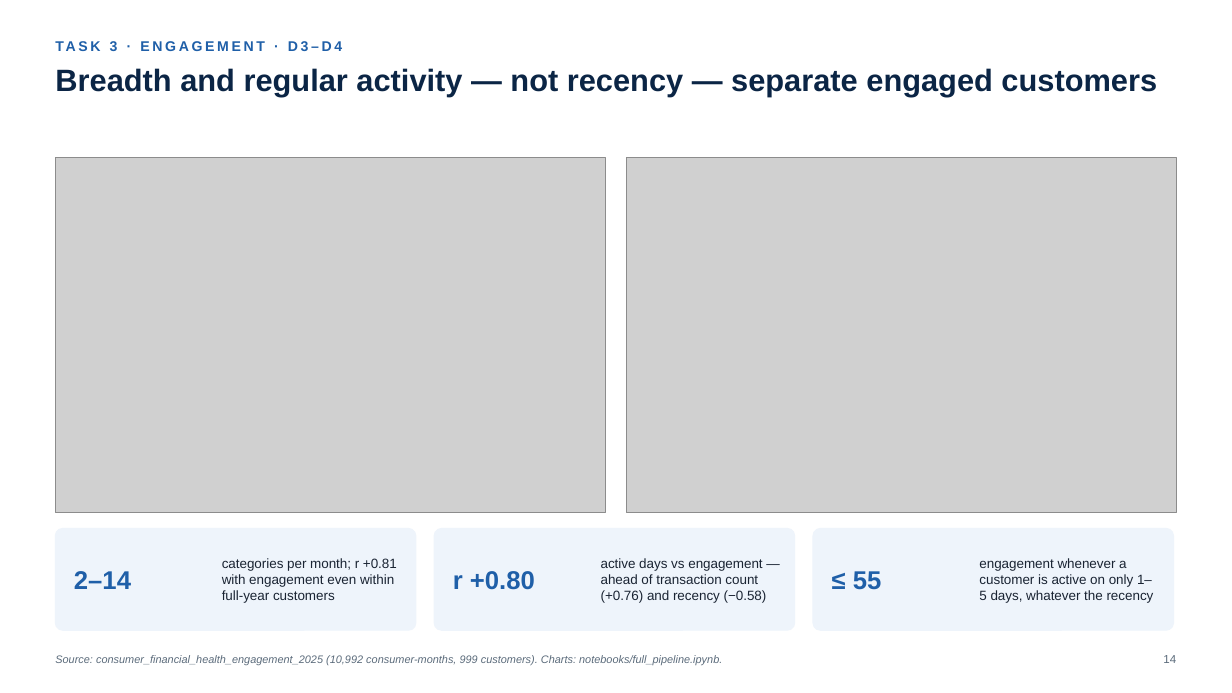
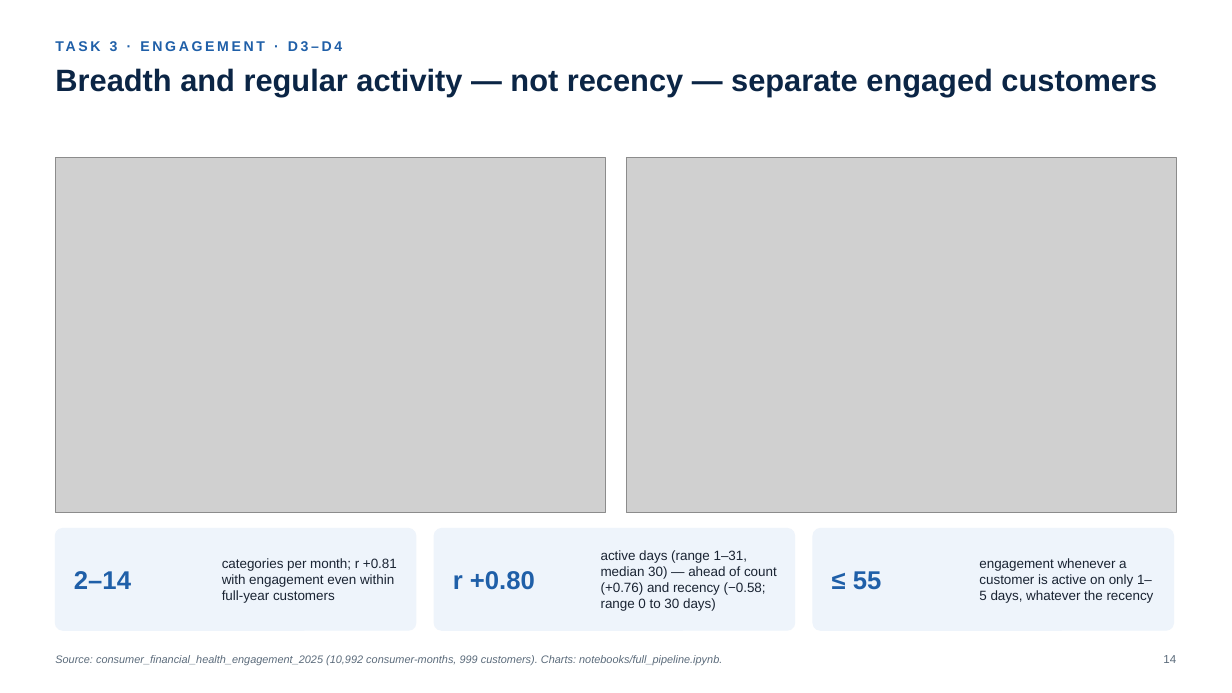
Before and after one commit to thanh-tai-435/BI10GroupYAPPERS, a slide deck: slide 14 of draft/YAPPERS_BI10_R01.pptx. Drawn at 1232x693 pixels with LibreOffice and Linux fonts; fonts in the diff are those of the drawing; grey boxes stand for pictures. Boxes give left, top, right and bottom in pixels: in the first picture for what was removed or moved away, otherwise in the second. Text is boxed around its words. In the diff, an @@ line names an element or a change of style, - is before the commit and + after.

```diff
--- a/draft/YAPPERS_BI10_R01.pptx
+++ b/draft/YAPPERS_BI10_R01.pptx
@@ text at (601, 550, 777, 611): text changed @@
-active days vs engagement — ahead of transaction count (+0.76) and recency (−0.58)
+active days (range 1–31, median 30) — ahead of count (+0.76) and recency (−0.58; range 0 to 30 days)
```
Also in this commit, not shown: 13 other slides changed, 7 other files.
